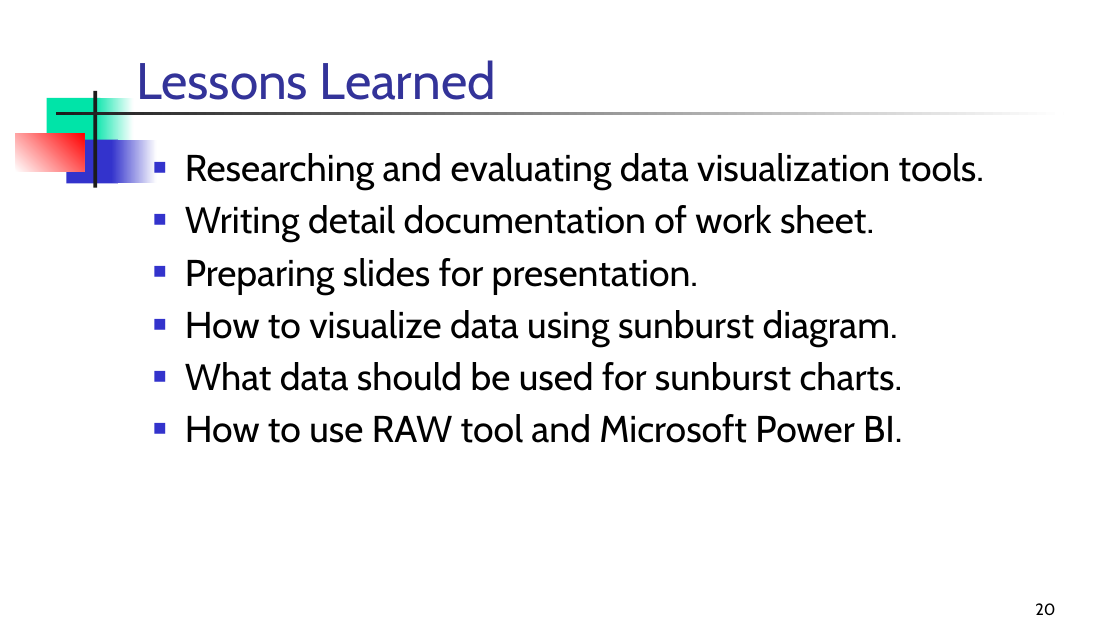
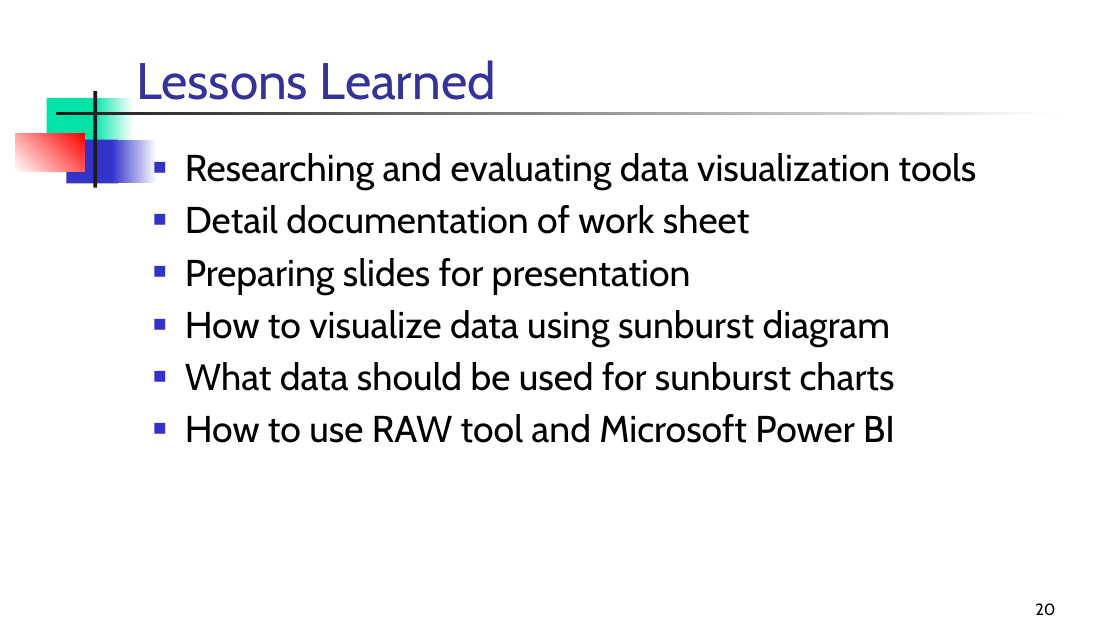
Before and after one commit to srinishanthreddy1991/SunburstChart, a slide deck: slide 20 of Kamballapalli_SunburstChart.pptx. Drawn at 1120x630 pixels with LibreOffice and Linux fonts; fonts in the diff are those of the drawing. Boxes give left, top, right and bottom in pixels: in the first picture for what was removed or moved away, otherwise in the second. Text is boxed around its words. In the diff, an @@ line names an element or a change of style, - is before the commit and + after.

```diff
--- a/Kamballapalli_SunburstChart.pptx
+++ b/Kamballapalli_SunburstChart.pptx
@@ text at [185, 153, 977, 443]: text changed @@
-■ Researching and evaluating data visualization tools.
-■ Writing detail documentation of work sheet.
-■ Preparing slides for presentation.
-■ How to visualize data using sunburst diagram.
-■ What data should be used for sunburst charts.
-■ How to use RAW tool and Microsoft Power BI.
+■ Researching and evaluating data visualization tools
+■ Detail documentation of work sheet
+■ Preparing slides for presentation
+■ How to visualize data using sunburst diagram
+■ What data should be used for sunburst charts
+■ How to use RAW tool and Microsoft Power BI
```
Also in this commit, not shown: 2 other slides changed, 2 other files.
